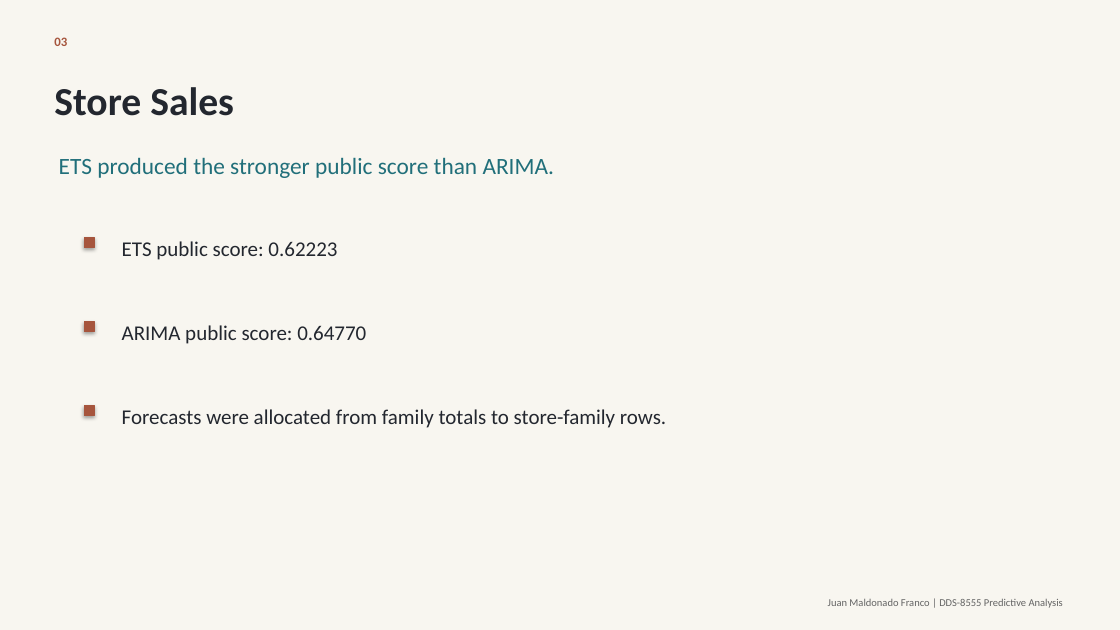
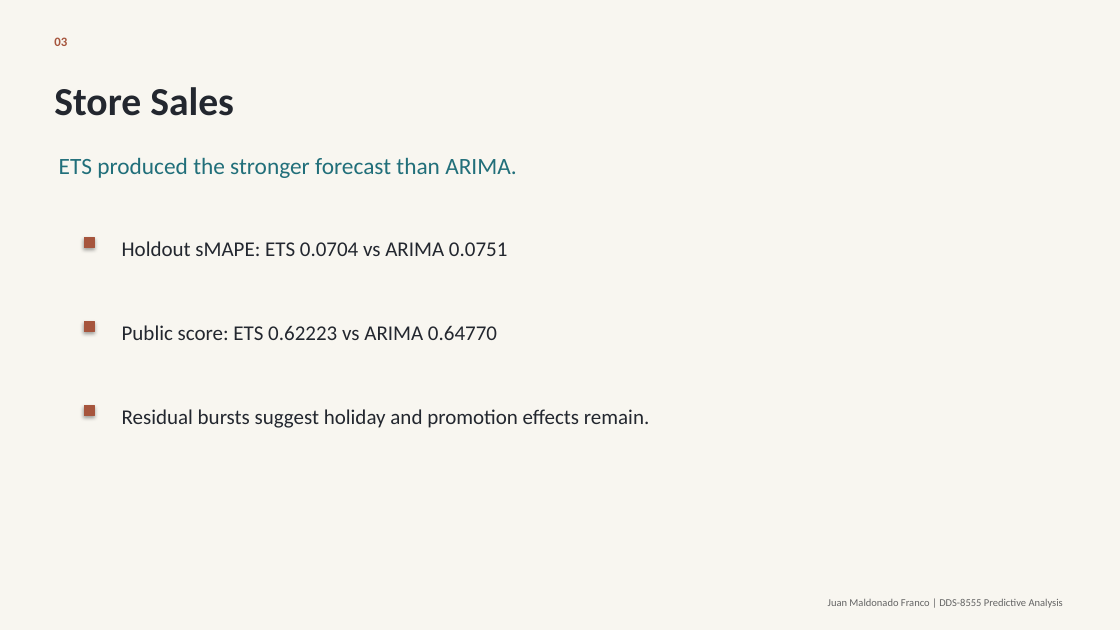
Before and after one commit to maldo81/dds-8555-predictive-analysis, a slide deck: slide 3 of Week 8/Assignment 8/MaldonadoJDDS8555-8.pptx. Drawn at 1120x630 pixels with LibreOffice and Linux fonts; fonts in the diff are those of the drawing. Boxes give left, top, right and bottom in pixels: in the first picture for what was removed or moved away, otherwise in the second. Text is boxed around its words. In the diff, an @@ line names an element or a change of style, - is before the commit and + after.

```diff
--- a/Week 8/Assignment 8/MaldonadoJDDS8555-8.pptx
+++ b/Week 8/Assignment 8/MaldonadoJDDS8555-8.pptx
@@ text at (59,157,517,178): text changed @@
-ETS produced the stronger public score than ARIMA.
+ETS produced the stronger forecast than ARIMA.
@@ text at (122,241,507,256): text changed @@
-ETS public score: 0.62223
+Holdout sMAPE: ETS 0.0704 vs ARIMA 0.0751
@@ text at (122,325,497,340): text changed @@
-ARIMA public score: 0.64770
+Public score: ETS 0.62223 vs ARIMA 0.64770
@@ text at (122,409,649,428): text changed @@
-Forecasts were allocated from family totals to store-family rows.
+Residual bursts suggest holiday and promotion effects remain.
```
Also in this commit, not shown: 4 other slides changed, 2 other files.
